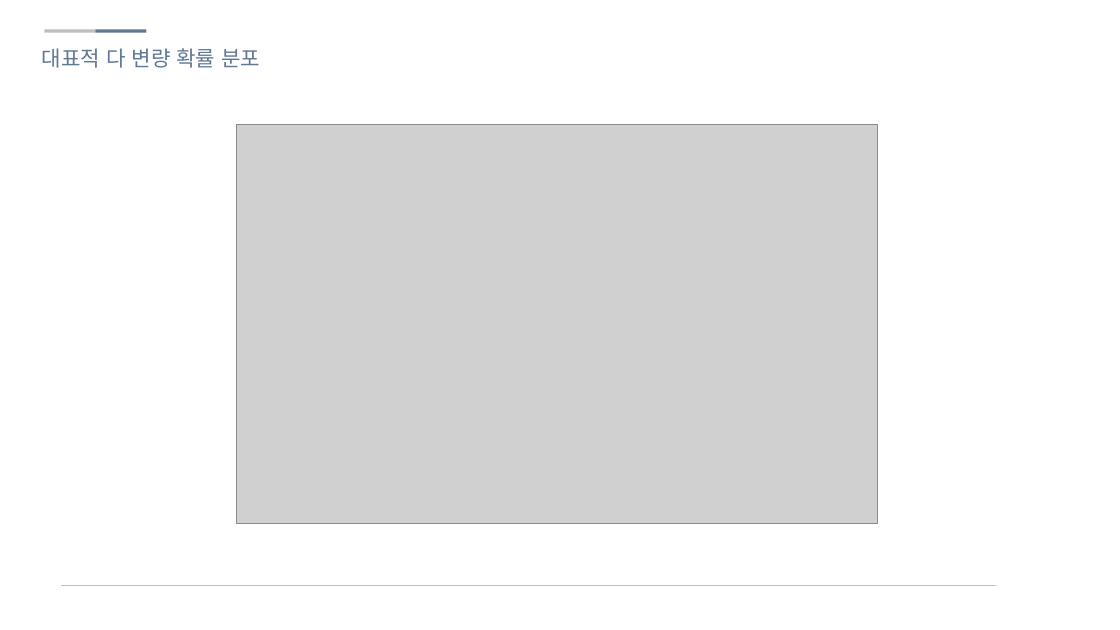
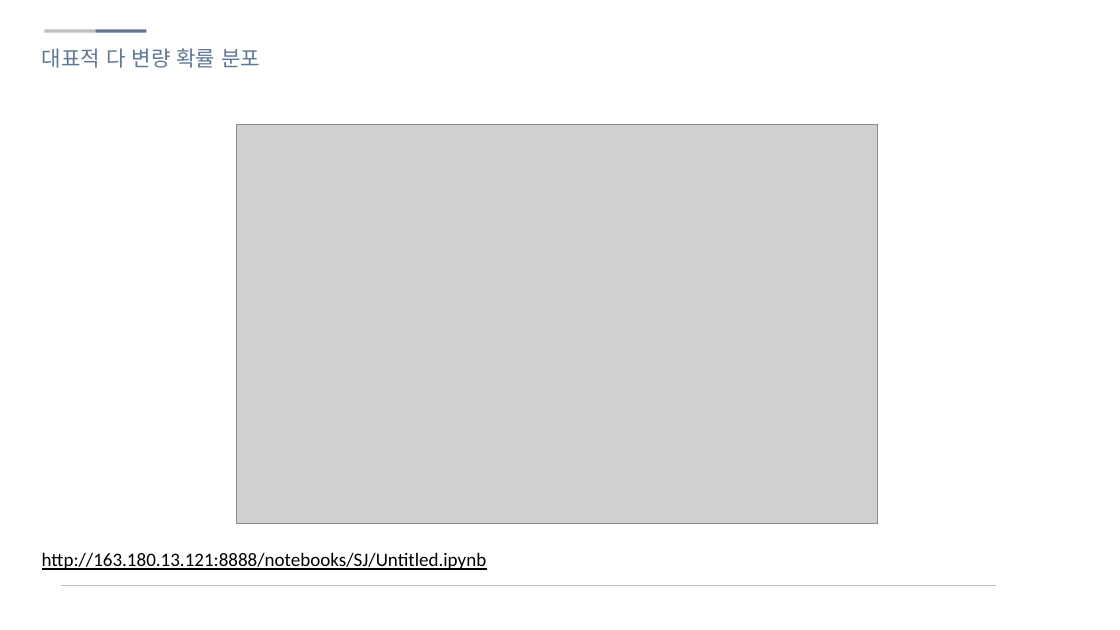
Before and after one commit to sjsong08/IDEALab_study, a slide deck: slide 20 of Machine Learning/2. Bayesian Decision Theory.pptx. Drawn at 1120x630 pixels with LibreOffice and Linux fonts; fonts in the diff are those of the drawing; grey boxes stand for pictures; background and template pictures are left out. Boxes give left, top, right and bottom in pixels: in the first picture for what was removed or moved away, otherwise in the second. Text is boxed around its words. In the diff, an @@ line names an element or a change of style, - is before the commit and + after.

```diff
--- a/Machine Learning/2. Bayesian Decision Theory.pptx
+++ b/Machine Learning/2. Bayesian Decision Theory.pptx
@@ text added at bbox=[42, 552, 487, 570], 18 pt, text #000000, underline @@
+http://163.180.13.121:8888/notebooks/SJ/Untitled.ipynb
```
Also in this commit, not shown: 6 other slides changed, 1 slide added.
